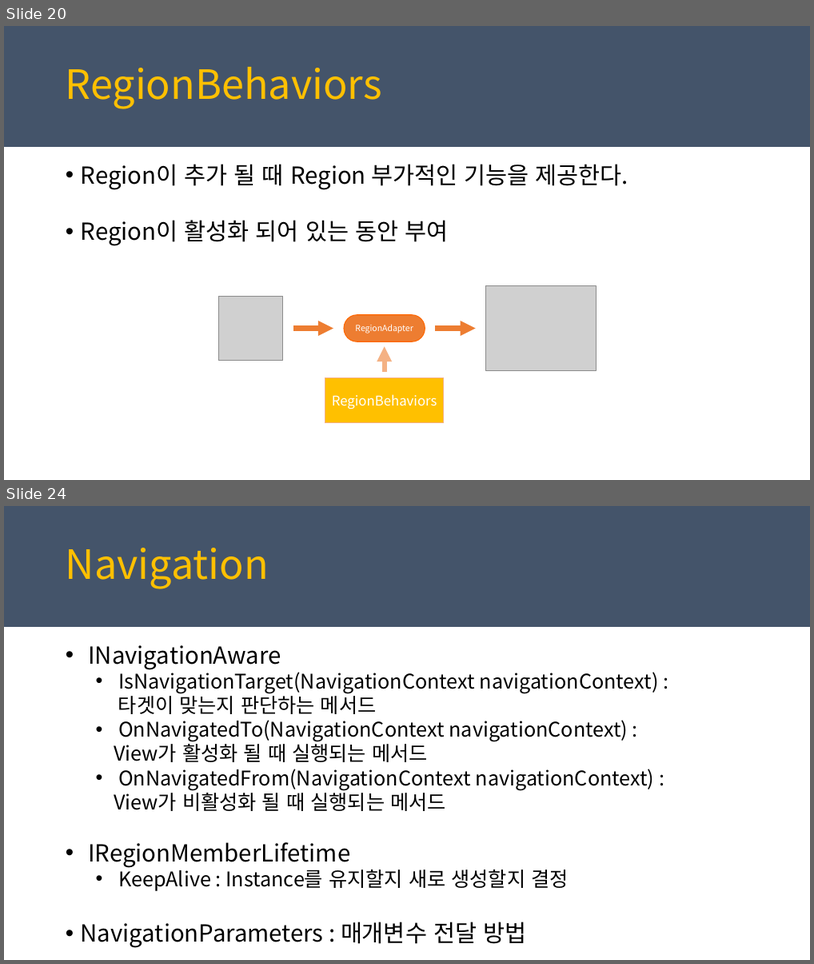
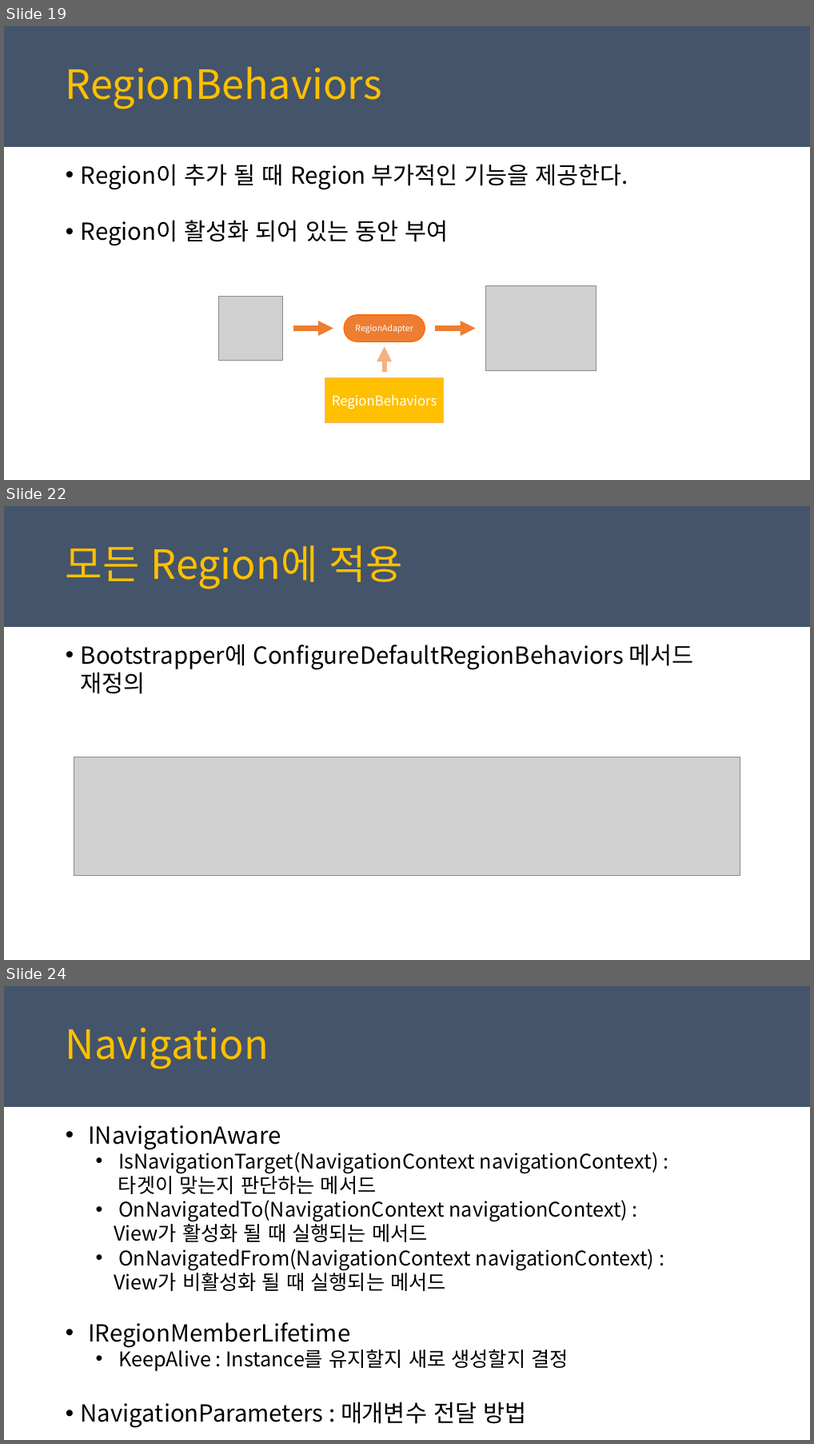
Before and after one commit to juniair/Summary-PPT, a slide deck: PRISM_경준.pptx. Shown one above the other, each under a label of ours: slides 20 and 24 before the commit, slides 19, 22 and 24 after it; the slides between them are not shown. The pictures are 814x964 and 814x1444 pixels, drawn with LibreOffice and Linux fonts; fonts in the diff are those of the drawing; grey boxes stand for pictures. Boxes give left, top, right and bottom in pixels: in the first picture for what was removed or moved away, otherwise in the second. Text is boxed around its words. In the diff, an @@ line names an element or a change of style, - is before the commit and + after.

```diff
--- a/PRISM_경준.pptx
+++ b/PRISM_경준.pptx
@@ slide 22 added at (4,506,810,960), background #FFFFFF; not listed: 1 template element that a slide beside it also shows @@
@@ text added at (66,545,403,589), 48 pt, text #FFC000 @@
+모든 Region에 적용
@@ text added at (81,644,694,694), 28 pt, text #000000 @@
+• Bootstrapper에 ConfigureDefaultRegionBehaviors 메서드 재정의
@@ picture added at (74,756,741,876) @@
@@ what was slide 20 is now slide 19 @@
```
Also in this commit, not shown: 8 slides changed, 2 other slides added, 3 slides removed, 3 other files.
